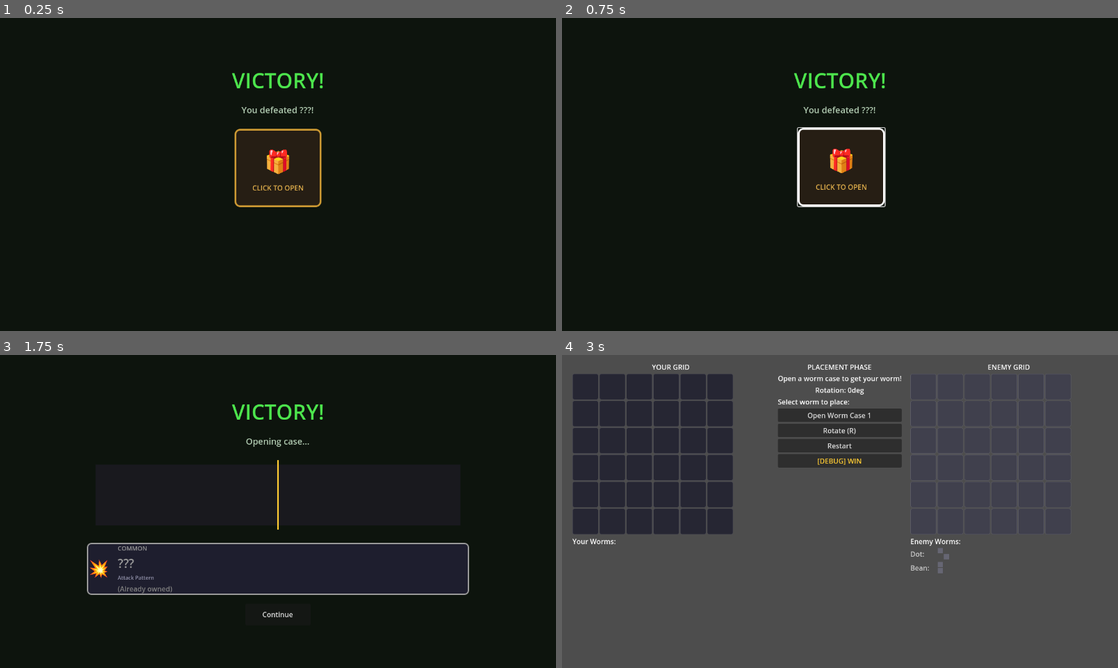
Above: before the commit, frames 1-4 (two rows, left to right).
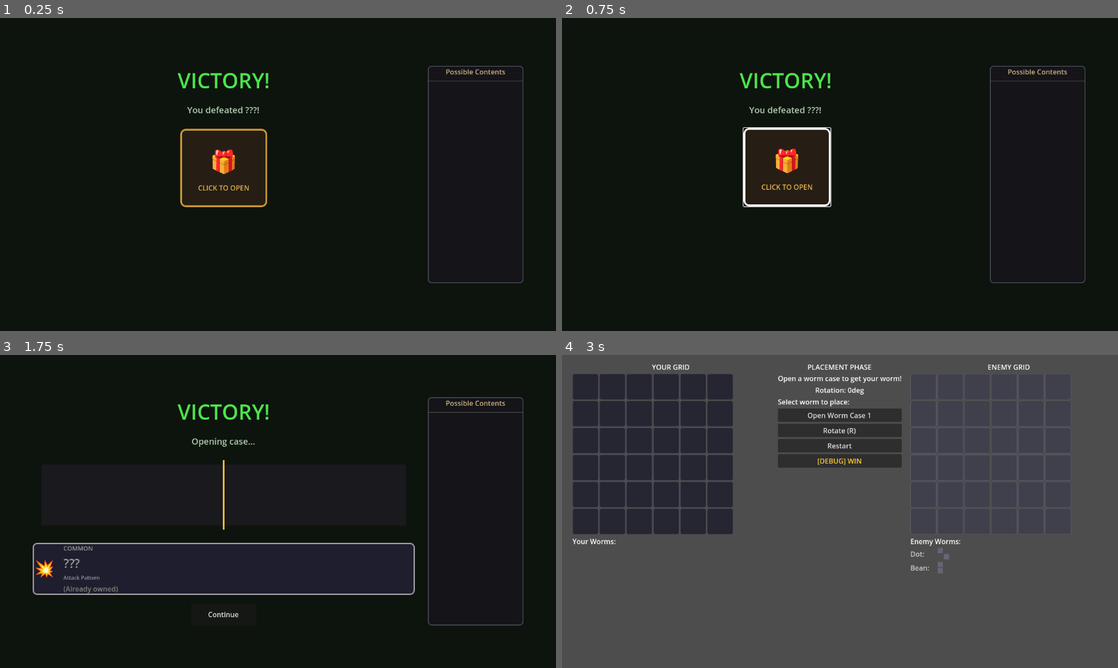
Above: after the commit, the same moments.

Repository: gdg-gdg/goldworm
Game: Godot game, scene res://VictoryScreen.tscn
The game is run twice, just before and just after one commit, with the same random seed, the same clock (stepped at 60 frames per second) and the same inputs. This scene is started directly instead of the project's main scene.
Inputs (mouse positions are in pixels of both pictures, inside the frame that each line leads up to; where the layout moved, square brackets give the same spot in the first picture):
- Up to frame 1 (0.25 s): no input
- Up to frame 2 (0.75 s): click (784, 168) [840, 168] at 0.5 s
- Up to frame 3 (1.75 s): tap Enter at 1.25 s; move the mouse to (400, 495) at 1.27 s; tap R at 1.35 s
- Up to frame 4 (3 s): click "Continue" at 2 s; click "Fight!" at 2.75 s

The runs differ from the first frame. In frame 1, 6.3% of the frame differs, in the area x 31-95%, y 15-85%; in frame 2, 6.5%; in frame 3, 4.1%; in frame 4, nothing differs.
Error before the commit: Modulo by zero error in operator '%'. (res://VictoryScreen.gd:360)
Error after the commit: Modulo by zero error in operator '%'. (res://VictoryScreen.gd:562)

Commit message:
Add possible contents panel with shapes, dim owned items more
- Add scrollable "Possible Contents" panel on right side of victory screen
- Each item shows icon, shape preview, name, and rarity label
- Owned items are significantly dimmed with green checkmark
- Scrolling case items show green tick overlay on owned items
- Panel styled like loadout/drops screens for consistency

Diff:
--- a/VictoryScreen.gd
+++ b/VictoryScreen.gd
@@ -50,11 +50,20 @@
 	center.set_anchors_preset(Control.PRESET_FULL_RECT)
 	add_child(center)
 
-	# Main container - no manual position offset needed
+	# Root HBox: main content on left, possible contents on right
+	var root_hbox := HBoxContainer.new()
+	root_hbox.add_theme_constant_override("separation", 30)
+	center.add_child(root_hbox)
+
+	# Main container (left side)
 	var main_vbox := VBoxContainer.new()
 	main_vbox.add_theme_constant_override("separation", 20)
-	main_vbox.custom_minimum_size = Vector2(800, 500)
-	center.add_child(main_vbox)
+	main_vbox.custom_minimum_size = Vector2(880, 500)
+	root_hbox.add_child(main_vbox)
+
+	# Possible contents panel (right side)
+	var contents_panel := _build_contents_panel()
+	root_hbox.add_child(contents_panel)
 
 	# Victory title
 	title_label = Label.new()
@@ -194,48 +203,127 @@
 	continue_btn.visible = false
 	btn_hbox.add_child(continue_btn)
 
-func _create_item_panel(item: Dictionary) -> PanelContainer:
+func _build_contents_panel() -> PanelContainer:
 	var panel := PanelContainer.new()
-	panel.custom_minimum_size = Vector2(ITEM_WIDTH, ITEM_HEIGHT)
-
+	panel.custom_minimum_size = Vector2(220, 450)
+
+	var style := StyleBoxFlat.new()
+	style.bg_color = Color(0.08, 0.08, 0.1)
+	style.set_corner_radius_all(8)
+	style.border_color = Color(0.3, 0.3, 0.35)
+	style.set_border_width_all(2)
+	panel.add_theme_stylebox_override("panel", style)
+
+	var vbox := VBoxContainer.new()
+	vbox.add_theme_constant_override("separation", 8)
+	panel.add_child(vbox)
+
+	# Title
+	var title := Label.new()
+	title.text = "Possible Contents"
+	title.horizontal_alignment = HORIZONTAL_ALIGNMENT_CENTER
+	title.add_theme_font_size_override("font_size", 16)
+	title.add_theme_color_override("font_color", Color(0.8, 0.7, 0.5))
+	vbox.add_child(title)
+
+	# Separator
+	var sep := HSeparator.new()
+	sep.add_theme_constant_override("separation", 4)
+	vbox.add_child(sep)
+
+	# Scroll container for items
+	var scroll := ScrollContainer.new()
+	scroll.custom_minimum_size = Vector2(200, 400)
+	scroll.horizontal_scroll_mode = ScrollContainer.SCROLL_MODE_DISABLED
+	vbox.add_child(scroll)
+
+	var items_vbox := VBoxContainer.new()
+	items_vbox.add_theme_constant_override("separation", 10)
+	scroll.add_child(items_vbox)
+
+	# Add all loot pool items
+	for item in loot_pool:
+		var row := _create_contents_row(item)
+		items_vbox.add_child(row)
+
+	return panel
+
+func _create_contents_row(item: Dictionary) -> PanelContainer:
+	var item_name: String = item.get("name", "???")
 	var rarity: String = item.get("rarity", "common")
 	var rarity_color: Color = RARITY_COLORS.get(rarity, Color.WHITE)
-
-	var style := StyleBoxFlat.new()
-	style.bg_color = rarity_color.darkened(0.7)
-	style.border_color = rarity_color
-	style.set_border_width_all(2)
-	style.set_corner_radius_all(4)
-	panel.add_theme_stylebox_override("panel", style)
-
-	var vbox := VBoxContainer.new()
-	vbox.add_theme_constant_override("separation", 5)
-	panel.add_child(vbox)
-
-	# Emoji icon
+	var is_owned := _is_item_owned(item)
+
+	# Dim if owned
+	var display_color := rarity_color.darkened(0.5) if is_owned else rarity_color
+
+	# Item panel with colored border
+	var row_panel := PanelContainer.new()
+	row_panel.custom_minimum_size = Vector2(190, 70)
+
+	var row_style := StyleBoxFlat.new()
+	row_style.bg_color = display_color.darkened(0.8)
+	row_style.border_color = display_color
+	row_style.set_border_width_all(2)
+	row_style.set_corner_radius_all(4)
+	row_panel.add_theme_stylebox_override("panel", row_style)
+
+	if is_owned:
+		row_panel.modulate.a = 0.6
+
+	var hbox := HBoxContainer.new()
+	hbox.add_theme_constant_override("separation", 8)
+	row_panel.add_child(hbox)
+
+	# Left side: icon + shape
+	var left_vbox := VBoxContainer.new()
+	left_vbox.add_theme_constant_override("separation", 2)
+	hbox.add_child(left_vbox)
+
+	# Icon
 	var icon := Label.new()
 	icon.text = "🐛" if item.get("type") == "worm" else "💥"
 	icon.horizontal_alignment = HORIZONTAL_ALIGNMENT_CENTER
-	icon.add_theme_font_size_override("font_size", 36)
-	vbox.add_child(icon)
+	icon.add_theme_font_size_override("font_size", 18)
+	left_vbox.add_child(icon)
 
 	# Shape preview
 	var shape_container := Control.new()
-	shape_container.custom_minimum_size = Vector2(ITEM_WIDTH - 10, 50)
-	vbox.add_child(shape_container)
-	_draw_shape_preview(shape_container, item, rarity_color)
+	shape_container.custom_minimum_size = Vector2(50, 30)
+	left_vbox.add_child(shape_container)
+	_draw_mini_shape(shape_container, item, display_color)
+
+	# Right side: name + rarity
+	var right_vbox := VBoxContainer.new()
+	right_vbox.add_theme_constant_override("separation", 2)
+	right_vbox.size_flags_horizontal = Control.SIZE_EXPAND_FILL
+	hbox.add_child(right_vbox)
 
 	# Name
 	var name_label := Label.new()
-	name_label.text = item.get("name", "???")
-	name_label.horizontal_alignment = HORIZONTAL_ALIGNMENT_CENTER
-	name_label.add_theme_font_size_override("font_size", 11)
-	name_label.add_theme_color_override("font_color", rarity_color)
-	vbox.add_child(name_label)
-
-	return panel
-
-func _draw_shape_preview(container: Control, item: Dictionary, color: Color) -> void:
+	name_label.text = item_name
+	name_label.add_theme_font_size_override("font_size", 12)
+	name_label.add_theme_color_override("font_color", display_color)
+	right_vbox.add_child(name_label)
+
+	# Rarity
+	var rarity_label := Label.new()
+	rarity_label.text = rarity.capitalize()
+	rarity_label.add_theme_font_size_override("font_size", 10)
+	rarity_label.add_theme_color_override("font_color", display_color.darkened(0.2))
+	right_vbox.add_child(rarity_label)
+
+	# Owned checkmark
+	if is_owned:
+		var check := Label.new()
+		check.text = "✓"
+		check.add_theme_font_size_override("font_size", 20)
+		check.add_theme_color_override("font_color", Color(0.3, 0.8, 0.3))
+		hbox.add_child(check)
+
+	return row_panel
+
+func _draw_mini_shape(container: Control, item: Dictionary, color: Color) -> void:
 	var cells: Array = []
 
 	if item.get("type") == "worm":
@@ -263,8 +351,8 @@
 	var width := max_x - min_x + 1
 	var height := max_y - min_y + 1
 
-	var cell_size := mini(int(100.0 / width), int(40.0 / height))
-	cell_size = clampi(cell_size, 6, 12)
+	var cell_size := mini(int(45.0 / width), int(25.0 / height))
+	cell_size = clampi(cell_size, 4, 8)
 
 	var total_width := width * cell_size
 	var total_height := height * cell_size
@@ -281,6 +369,120 @@
 		rect.size = Vector2(cell_size - 1, cell_size - 1)
 		container.add_child(rect)
 
+func _is_item_owned(item: Dictionary) -> bool:
+	if item.get("type") == "worm":
+		return SaveManager.has_worm(item.get("name", ""))
+	else:
+		return SaveManager.has_pattern(item.get("name", ""))
+
+func _create_item_panel(item: Dictionary, dim_if_owned: bool = false) -> PanelContainer:
+	var panel := PanelContainer.new()
+	panel.custom_minimum_size = Vector2(ITEM_WIDTH, ITEM_HEIGHT)
+
+	var rarity: String = item.get("rarity", "common")
+	var rarity_color: Color = RARITY_COLORS.get(rarity, Color.WHITE)
+	var is_owned := _is_item_owned(item)
+	var should_dim := dim_if_owned and is_owned
+
+	# Dim colors more for owned items
+	var display_color := rarity_color.darkened(0.5) if should_dim else rarity_color
+
+	var style := StyleBoxFlat.new()
+	style.bg_color = display_color.darkened(0.7)
+	style.border_color = display_color
+	style.set_border_width_all(2)
+	style.set_corner_radius_all(4)
+	panel.add_theme_stylebox_override("panel", style)
+
+	# Apply overall dim to panel
+	if should_dim:
+		panel.modulate = Color(0.6, 0.6, 0.6, 0.8)
+
+	var vbox := VBoxContainer.new()
+	vbox.add_theme_constant_override("separation", 5)
+	panel.add_child(vbox)
+
+	# Emoji icon
+	var icon := Label.new()
+	icon.text = "🐛" if item.get("type") == "worm" else "💥"
+	icon.horizontal_alignment = HORIZONTAL_ALIGNMENT_CENTER
+	icon.add_theme_font_size_override("font_size", 36)
+	vbox.add_child(icon)
+
+	# Shape preview
+	var shape_container := Control.new()
+	shape_container.custom_minimum_size = Vector2(ITEM_WIDTH - 10, 50)
+	vbox.add_child(shape_container)
+	_draw_shape_preview(shape_container, item, display_color)
+
+	# Name
+	var name_label := Label.new()
+	name_label.text = item.get("name", "???")
+	name_label.horizontal_alignment = HORIZONTAL_ALIGNMENT_CENTER
+	name_label.add_theme_font_size_override("font_size", 11)
+	name_label.add_theme_color_override("font_color", display_color)
+	vbox.add_child(name_label)
+
+	# Green tick overlay for owned items
+	if should_dim:
+		var tick_label := Label.new()
+		tick_label.text = "✓"
+		tick_label.horizontal_alignment = HORIZONTAL_ALIGNMENT_CENTER
+		tick_label.vertical_alignment = VERTICAL_ALIGNMENT_CENTER
+		tick_label.add_theme_font_size_override("font_size", 48)
+		tick_label.add_theme_color_override("font_color", Color(0.3, 0.9, 0.3, 0.8))
+		tick_label.set_anchors_preset(Control.PRESET_FULL_RECT)
+		tick_label.mouse_filter = Control.MOUSE_FILTER_IGNORE
+		panel.add_child(tick_label)
+
+	return panel
+
+func _draw_shape_preview(container: Control, item: Dictionary, color: Color) -> void:
+	var cells: Array = []
+
+	if item.get("type") == "worm":
+		var worm_def: Dictionary = WormDefs.WORMS.get(item.get("name", ""), {})
+		cells = worm_def.get("cells", [])
+	else:
+		var pattern: Dictionary = PatternDefs.get_pattern(item.get("name", ""))
+		cells = pattern.get("cells", [])
+
+	if cells.is_empty():
+		return
+
+	# Find bounds
+	var min_x := 999
+	var max_x := -999
+	var min_y := 999
+	var max_y := -999
+
+	for cell in cells:
+		min_x = mini(min_x, cell.x)
+		max_x = maxi(max_x, cell.x)
+		min_y = mini(min_y, cell.y)
+		max_y = maxi(max_y, cell.y)
+
+	var width := max_x - min_x + 1
+	var height := max_y - min_y + 1
+
+	var cell_size := mini(int(100.0 / width), int(40.0 / height))
+	cell_size = clampi(cell_size, 6, 12)
+
+	var total_width := width * cell_size
+	var total_height := height * cell_size
+	var offset_x := (container.custom_minimum_size.x - total_width) / 2
+	var offset_y := (container.custom_minimum_size.y - total_height) / 2
+
+	for cell in cells:
+		var rect := ColorRect.new()
+		rect.color = color
+		rect.position = Vector2(
+			offset_x + (cell.x - min_x) * cell_size,
+			offset_y + (cell.y - min_y) * cell_size
+		)
+		rect.size = Vector2(cell_size - 1, cell_size - 1)
+		container.add_child(rect)
+
 func _on_open_case() -> void:
 	if case_opened:
 		return
@@ -358,7 +560,9 @@
 			item = loot_item
 		else:
 			item = loot_pool[randi() % loot_pool.size()]
-		var item_panel := _create_item_panel(item)
+		# Dim owned items (except the winning item which should stand out)
+		var dim_it := (i != winning_index)
+		var item_panel := _create_item_panel(item, dim_it)
 		strip.add_child(item_panel)
 
 	# Wait a frame for sizes to be valid
